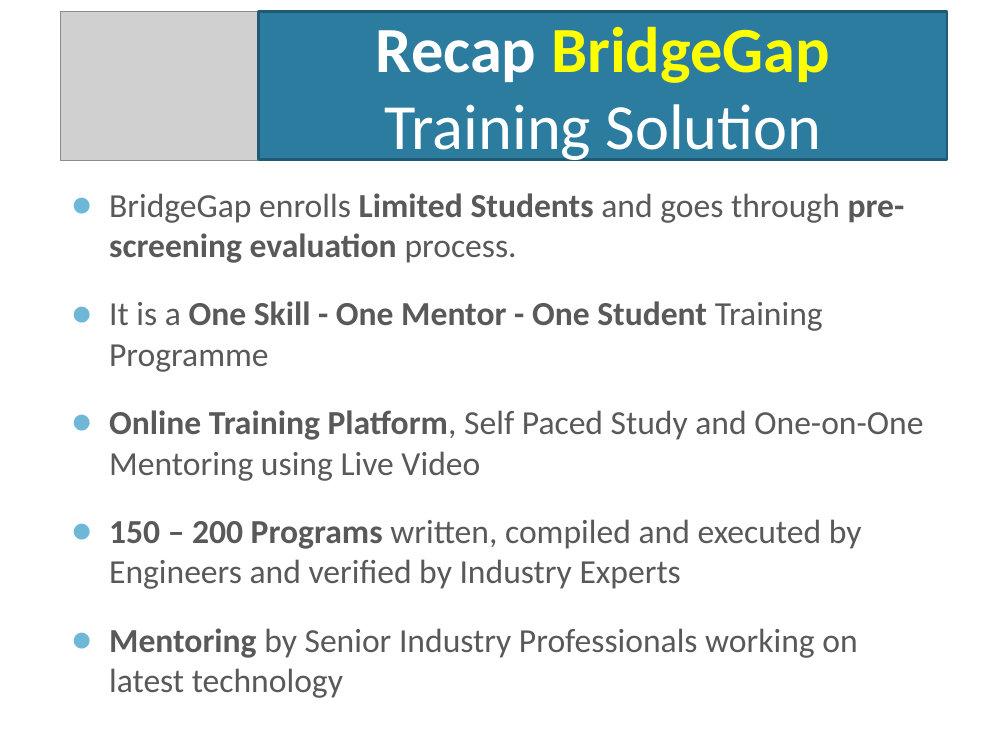
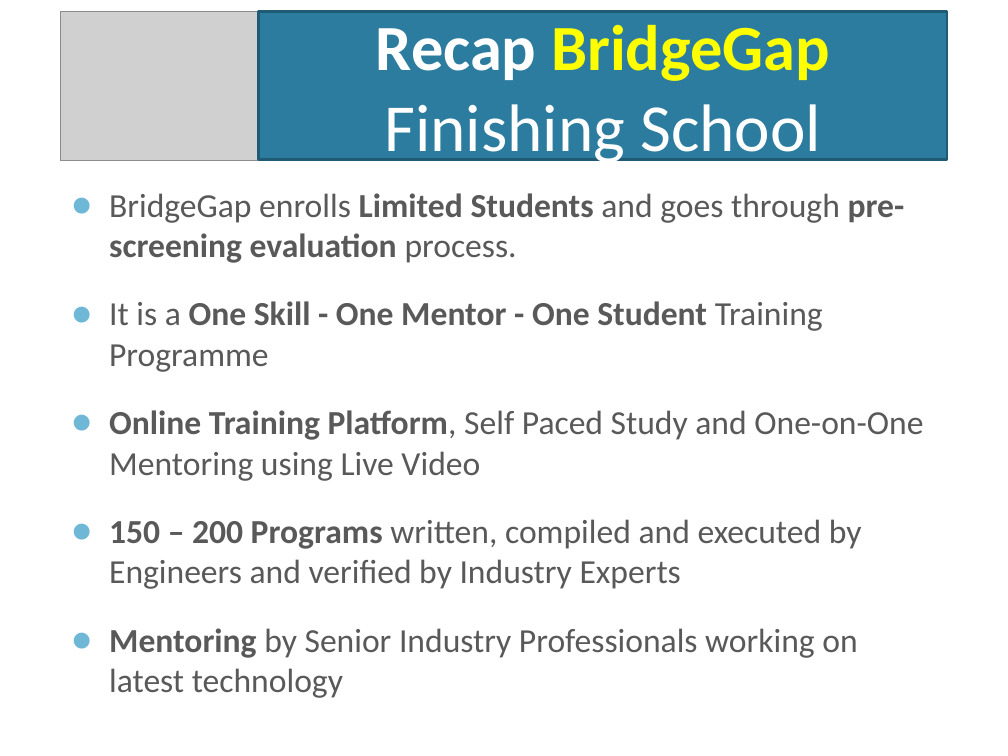
Before and after one commit to NarayanMahadevan/MakeTechEzResources, a slide deck: slide 20 of Documents/MakeTechEzTrainingProgramme.pptx. Drawn at 1008x756 pixels with LibreOffice and Linux fonts; fonts in the diff are those of the drawing; grey boxes stand for pictures; background and template pictures are left out. Boxes give left, top, right and bottom in pixels: in the first picture for what was removed or moved away, otherwise in the second. Text is boxed around its words. In the diff, an @@ line names an element or a change of style, - is before the commit and + after.

Commit message:
Added BridgeGap Preso

```diff
--- a/Documents/MakeTechEzTrainingProgramme.pptx
+++ b/Documents/MakeTechEzTrainingProgramme.pptx
@@ title at (x1=376, y1=25, x2=830, y2=167): text changed; size 46 to 48 pt @@
-Recap BridgeGap Training Solution
+Recap BridgeGap Finishing School
```
Also in this commit, not shown: 13 other slides changed, 1 slide added, 8 other files.
